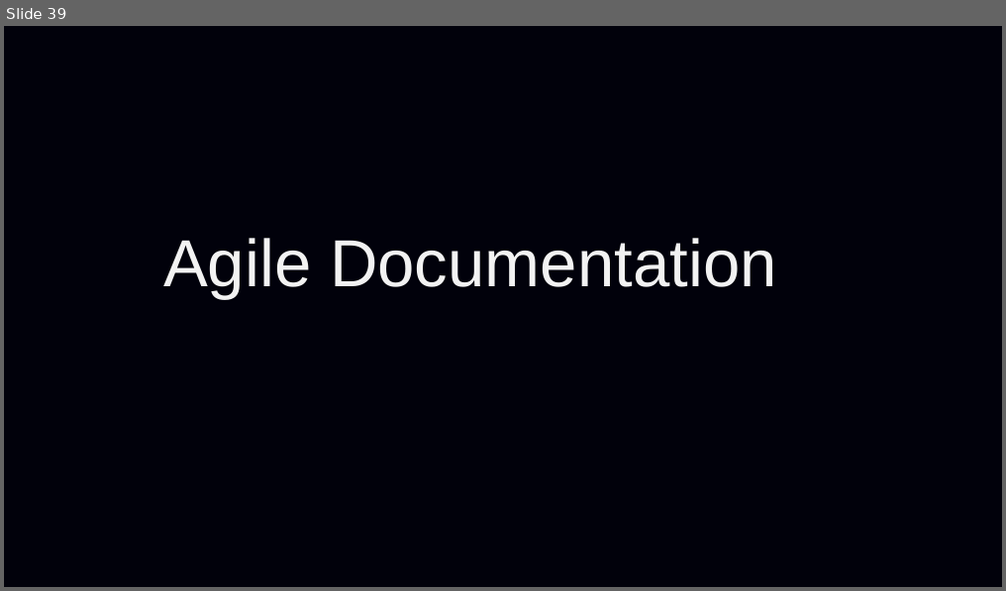
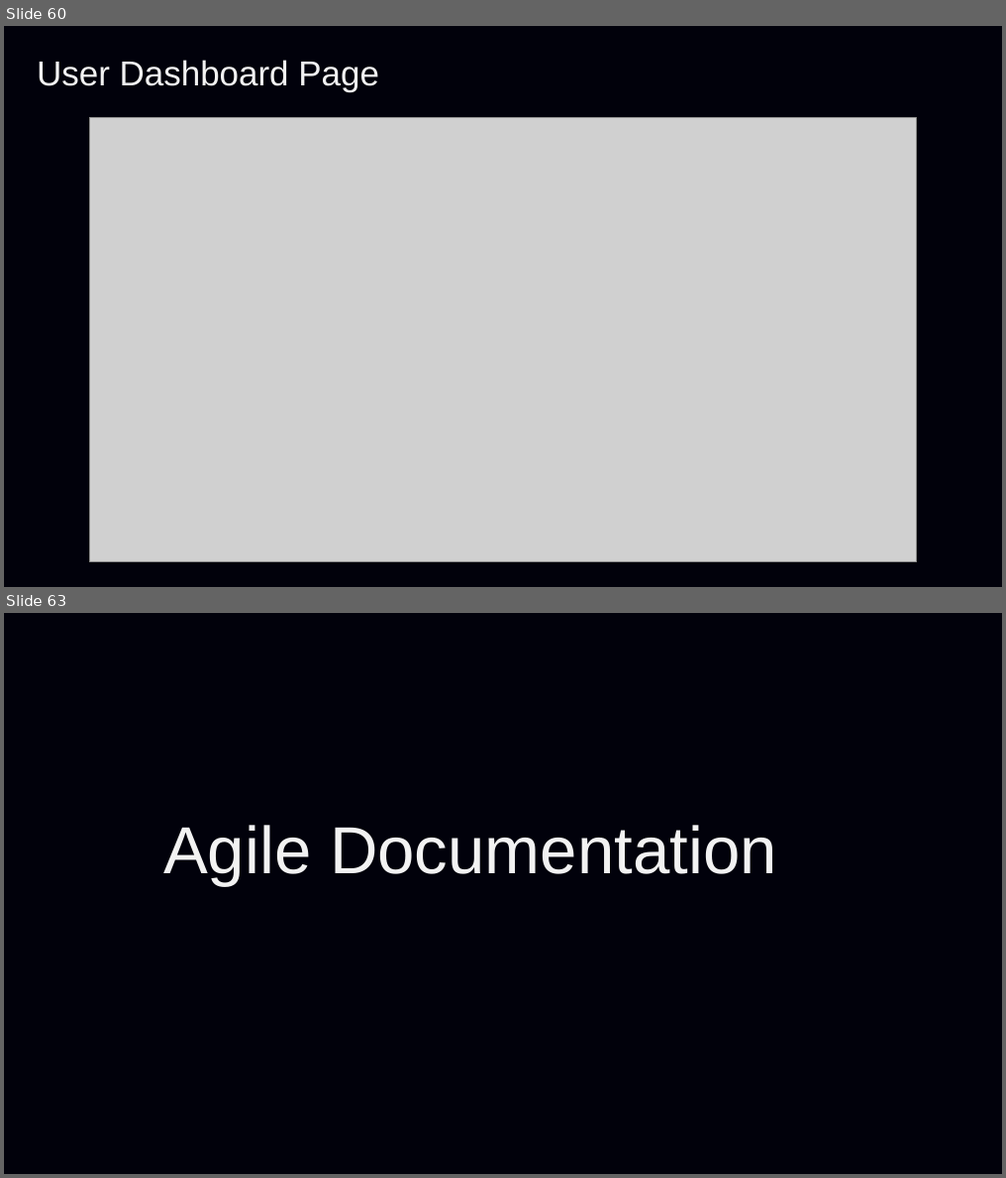
Before and after one commit to Purvarajsinh39/Portify-Automated-Portfolio-Generator, a slide deck: Documentation/Portify.pptx. Shown one above the other, each under a label of ours: slide 39 before the commit, slides 60 and 63 after it; the slides between them are not shown. The pictures are 1006x591 and 1006x1178 pixels, drawn with LibreOffice and Linux fonts; fonts in the diff are those of the drawing; grey boxes stand for pictures; background and template pictures are left out. Boxes give left, top, right and bottom in pixels: in the first picture for what was removed or moved away, otherwise in the second. Text is boxed around its words. In the diff, an @@ line names an element or a change of style, - is before the commit and + after.

```diff
--- a/Documentation/Portify.pptx
+++ b/Documentation/Portify.pptx
@@ slide 60 added at (4,26,1002,587), background picture (left out) @@
@@ text added at (37,60,379,92), 25 pt, text #F2F2F2 @@
+User Dashboard Page
@@ picture added at (90,118,917,562) @@
@@ what was slide 39 is now slide 63 @@
```
Also in this commit, not shown: 3 slides changed, 23 other slides added, 37 other files.
